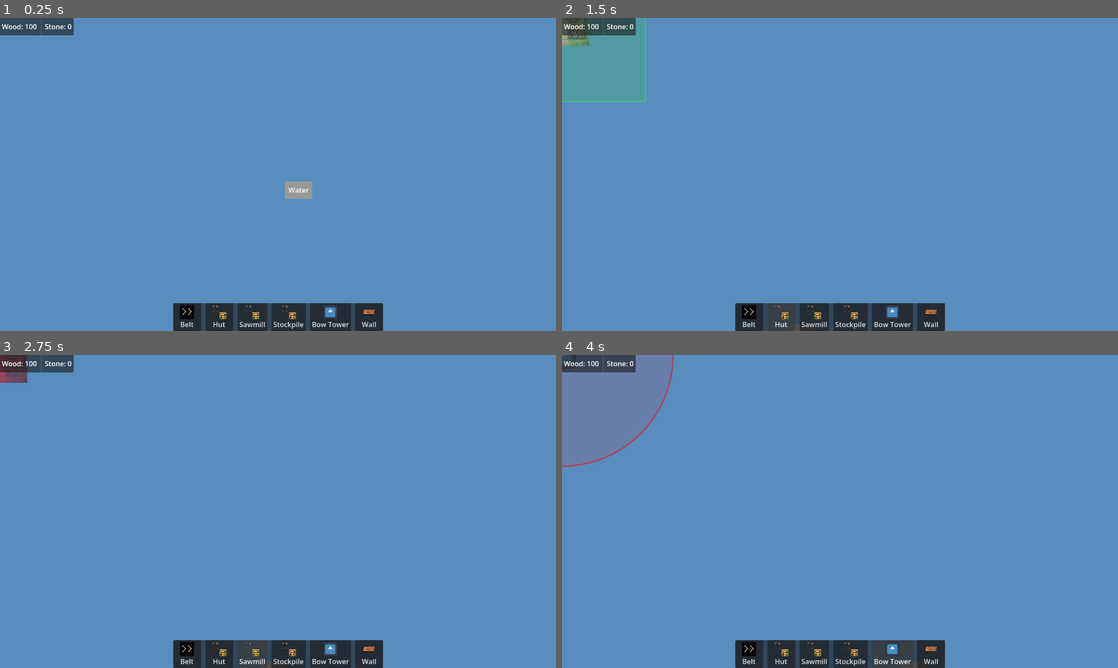
Above: before the commit, frames 1-4 (two rows, left to right).
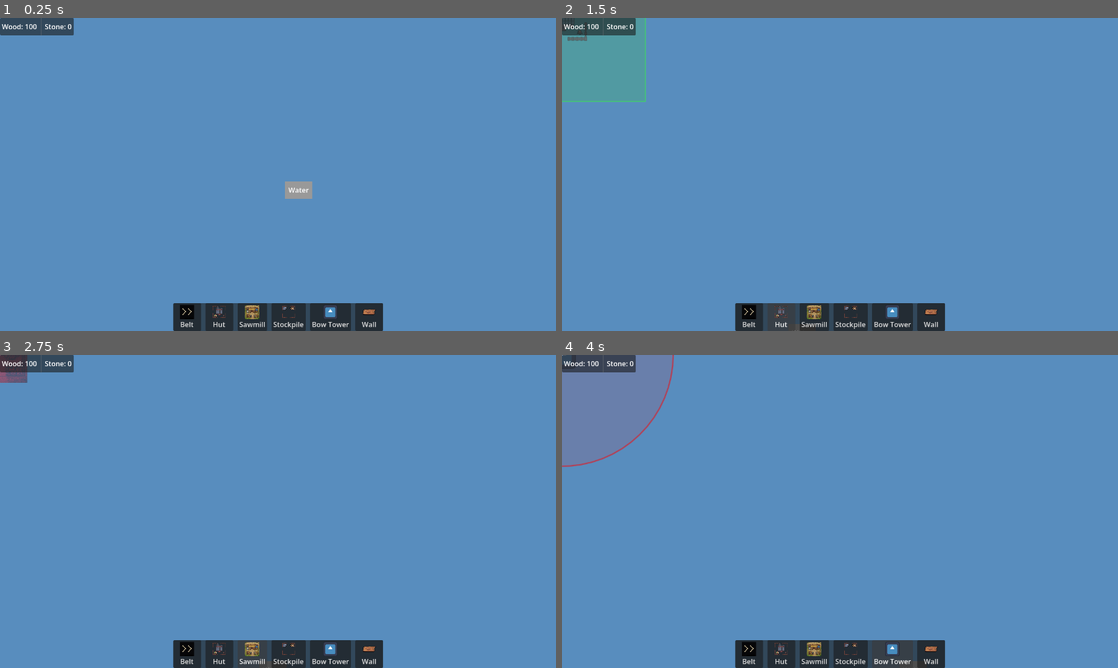
Above: after the commit, the same moments.

Repository: ColdTerror/Core-and-Conveyor
Game: Godot game, scene res://scenes/level.tscn
Two runs of this game, one before a commit and one after it. Both use one fixed random seed, a clock stepped at 60 frames per second and the inputs below. The engine's default icon, where the game draws it, is replaced by a stand-in: a white triangle on a blue panel in a dark square.
Inputs:
- Up to frame 1 (0.25 s): no input
- Up to frame 2 (1.5 s): click "Belt" at 0.5 s; click "Hut" at 1.25 s
- Up to frame 3 (2.75 s): click "Sawmill" at 2 s
- Up to frame 4 (4 s): click "Stockpile" at 2.75 s; click "Bow Tower" at 3.5 s

The runs differ from the first frame. In frame 1, 0.2% of the frame differs, in the area x 38-54%, y 91-97%; in frame 2, 0.5%, in the area x 0-54%, y 0-97%; in frame 3, 0.2%; in frame 4, 0.2%.

Commit message:
Updated icons and added a lumberjack hut building sprite

Diff:
--- a/scenes/buildings/lumberjack_building.tscn
+++ b/scenes/buildings/lumberjack_building.tscn
@@ -4,6 +4,10 @@
 [ext_resource type="Script" uid="uid://f7k820tvfbd6" path="res://scripts/building/generic scripts/harvester_building.gd" id="1_kb7jr"]
 [ext_resource type="Resource" uid="uid://cwk72joli5ujg" path="res://resources/tiles/3_Forest.tres" id="2_kh24c"]
 [ext_resource type="PackedScene" uid="uid://dh3njqr7x7ls7" path="res://scenes/item.tscn" id="3_nikr4"]
+
+[sub_resource type="AtlasTexture" id="AtlasTexture_tf3du"]
+atlas = ExtResource("1_0p6bf")
+region = Rect2(128, 0, 128, 128)
 
 [sub_resource type="RectangleShape2D" id="RectangleShape2D_0p6bf"]
 size = Vector2(128, 128)
@@ -14,13 +18,13 @@
 generic_item_scene = ExtResource("3_nikr4")
 building_name = "Lumberjack"
 size = Vector2i(4, 4)
-icon = ExtResource("1_0p6bf")
+icon = SubResource("AtlasTexture_tf3du")
 cost_wood = 50
 
 [node name="Sprite2D" type="Sprite2D" parent="." unique_id=1104015182]
 texture = ExtResource("1_0p6bf")
 region_enabled = true
-region_rect = Rect2(128, 128, 128, 128)
+region_rect = Rect2(128, 0, 128, 128)
 
 [node name="Area2D" type="Area2D" parent="." unique_id=803807135]
 
--- a/scenes/buildings/sawmill_building.tscn
+++ b/scenes/buildings/sawmill_building.tscn
@@ -6,6 +6,10 @@
 [ext_resource type="PackedScene" uid="uid://dh3njqr7x7ls7" path="res://scenes/item.tscn" id="3_54i5s"]
 [ext_resource type="Resource" uid="uid://cknrujmv6ndsh" path="res://resources/recipes/wooden_arrow.tres" id="4_54i5s"]
 [ext_resource type="Texture2D" uid="uid://r4ptpn5bnwmd" path="res://assets/Buildings.png" id="4_l8ny5"]
+
+[sub_resource type="AtlasTexture" id="AtlasTexture_5rwt6"]
+atlas = ExtResource("4_l8ny5")
+region = Rect2(128, 128, 128, 128)
 
 [sub_resource type="RectangleShape2D" id="RectangleShape2D_0p6bf"]
 size = Vector2(128, 128)
@@ -16,7 +20,7 @@
 generic_item_scene = ExtResource("3_54i5s")
 building_name = "Sawmill"
 size = Vector2i(4, 4)
-icon = ExtResource("4_l8ny5")
+icon = SubResource("AtlasTexture_5rwt6")
 
 [node name="Sprite2D" type="Sprite2D" parent="." unique_id=1104015182]
 modulate = Color(1, 0, 0, 1)
--- a/scenes/buildings/stockpile_building.tscn
+++ b/scenes/buildings/stockpile_building.tscn
@@ -3,6 +3,10 @@
 [ext_resource type="Texture2D" uid="uid://r4ptpn5bnwmd" path="res://assets/Buildings.png" id="1_5oplf"]
 [ext_resource type="Script" uid="uid://d0go53ckols77" path="res://scripts/building/generic scripts/stockpile_building.gd" id="1_sqy8c"]
 [ext_resource type="PackedScene" uid="uid://dh3njqr7x7ls7" path="res://scenes/item.tscn" id="2_shrhu"]
+
+[sub_resource type="AtlasTexture" id="AtlasTexture_shrhu"]
+atlas = ExtResource("1_5oplf")
+region = Rect2(0, 0, 128, 128)
 
 [sub_resource type="RectangleShape2D" id="RectangleShape2D_sqy8c"]
 size = Vector2(128, 128)
@@ -11,7 +15,7 @@
 script = ExtResource("1_sqy8c")
 generic_item_scene = ExtResource("2_shrhu")
 size = Vector2i(4, 4)
-icon = ExtResource("1_5oplf")
+icon = SubResource("AtlasTexture_shrhu")
 cost_wood = 25
 
 [node name="Sprite2D" type="Sprite2D" parent="." unique_id=1701586786]
Binary file changed: assets/Buildings.png
